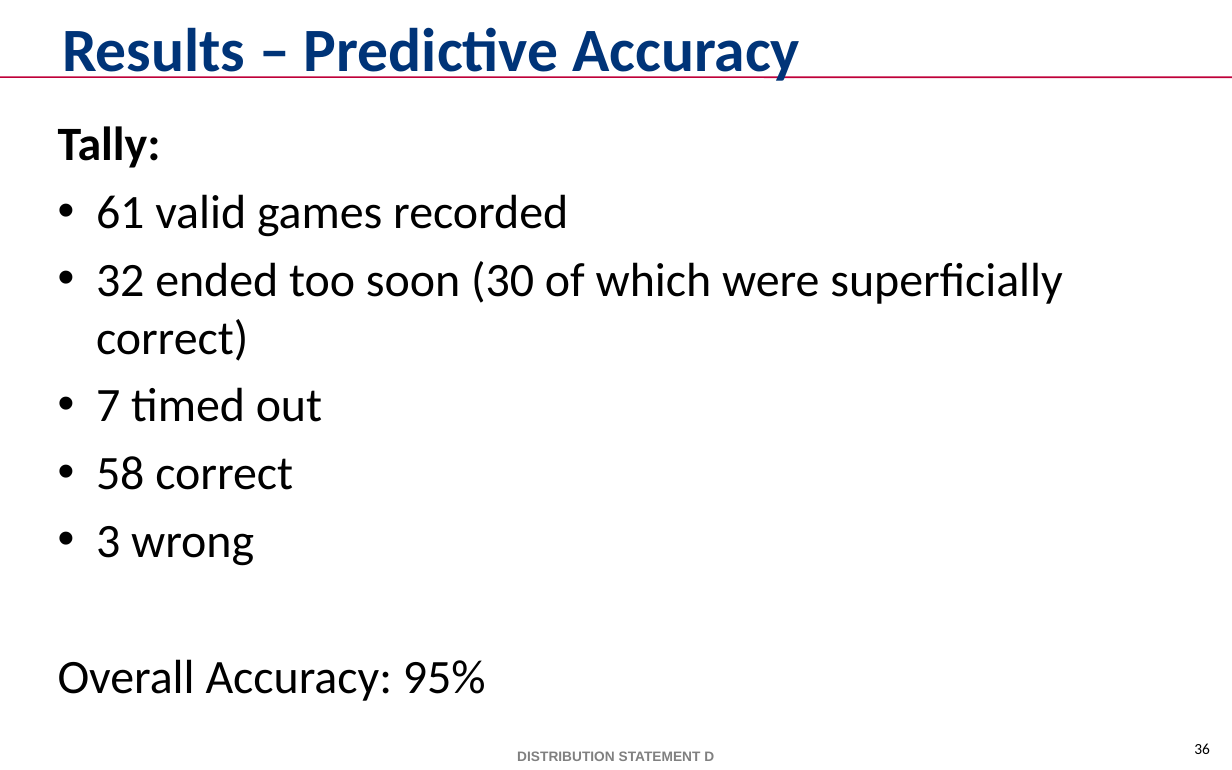
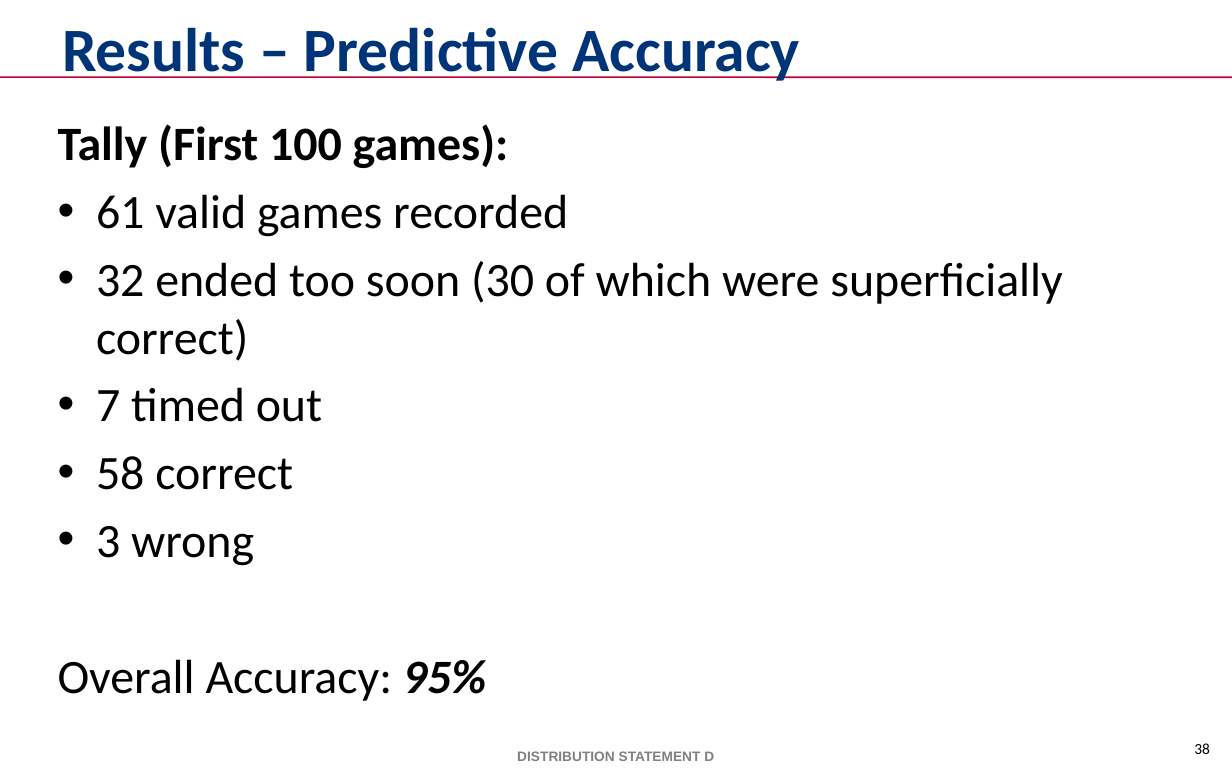
Before and after one commit to mikewkozak/IRE, a slide deck: slide 38 of Documentation/Thesis/Submission Draft/mkozak - Intent Recognition Engine.pptx (slide 36 before the commit). Drawn at 1232x770 pixels with LibreOffice and Linux fonts; fonts in the diff are those of the drawing; background and template pictures are left out. Boxes give left, top, right and bottom in pixels: in the first picture for what was removed or moved away, otherwise in the second. Text is boxed around its words. In the diff, an @@ line names an element or a change of style, - is before the commit and + after.

```diff
--- a/Documentation/Thesis/Submission Draft/mkozak - Intent Recognition Engine.pptx
+++ b/Documentation/Thesis/Submission Draft/mkozak - Intent Recognition Engine.pptx
@@ text at [58, 124, 509, 168]: text changed @@
-Tally:
+Tally (First 100 games):
@@ text at [58, 659, 486, 701]: bold on, italic on in "95%" @@
@@ page number at [1194, 743, 1210, 754]: text changed @@
-36
+38
```
Also in this commit, not shown: 15 other slides changed, 2 slides added, 1 slide removed.
